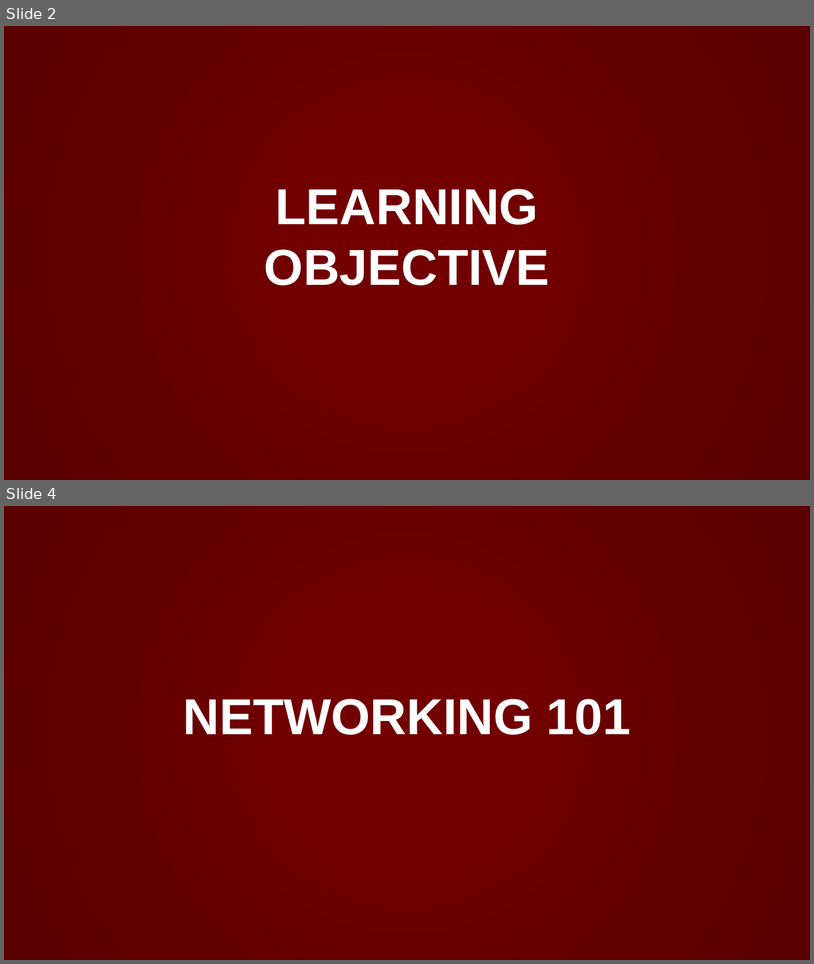
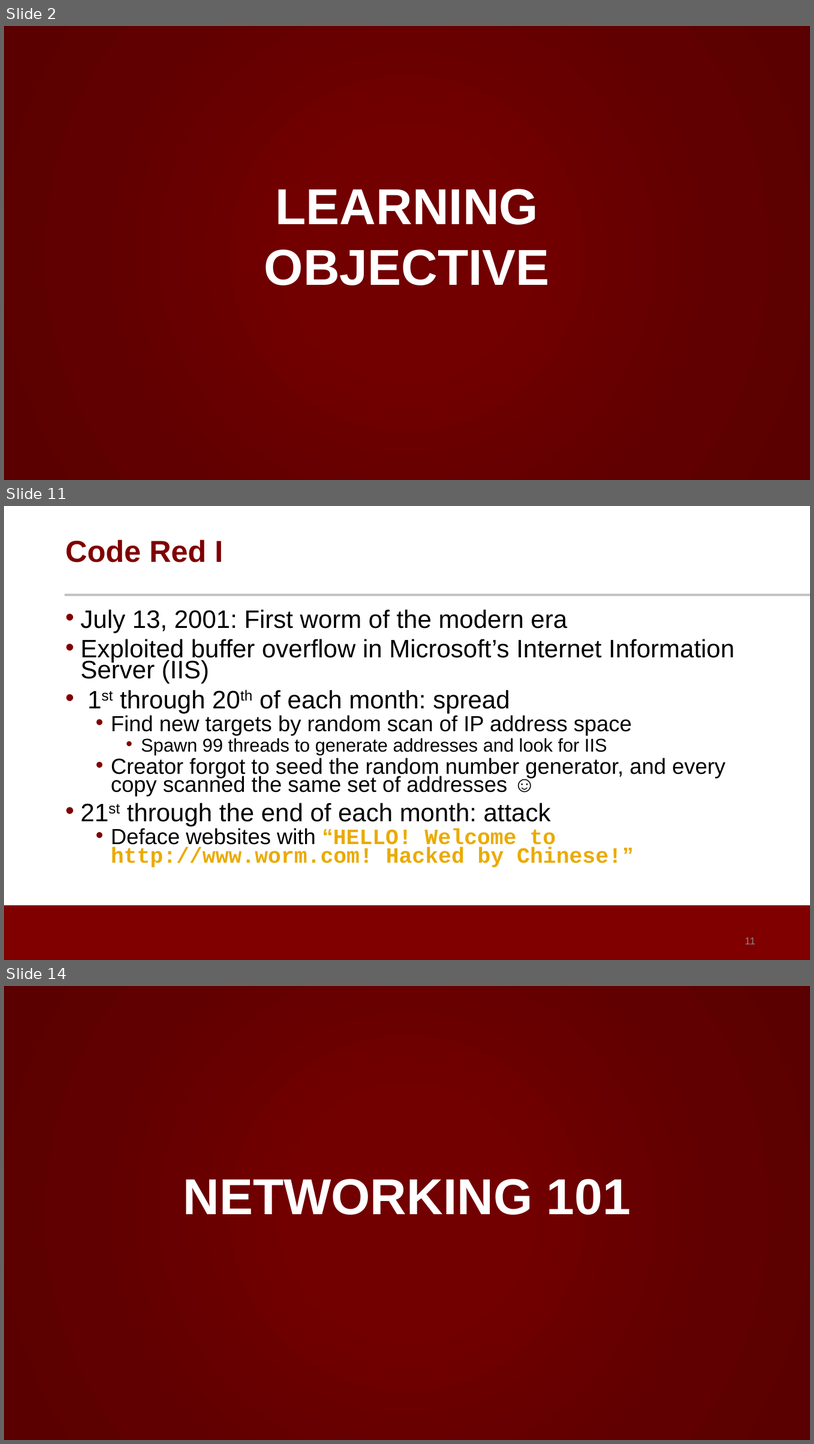
Before and after one commit to noise-lab/ML-Cybersecurity, a slide deck: module-2/ppt/2.1-Overview.pptx. Shown one above the other, each under a label of ours: slides 2 and 4 before the commit, slides 2, 11 and 14 after it; the slides between them are not shown. The pictures are 814x964 and 814x1444 pixels, drawn with LibreOffice and Linux fonts; fonts in the diff are those of the drawing; background and template pictures are left out. Boxes give left, top, right and bottom in pixels: in the first picture for what was removed or moved away, otherwise in the second. Text is boxed around its words. In the diff, an @@ line names an element or a change of style, - is before the commit and + after.

Commit message:
first stab on module 3 material

```diff
--- a/module-2/ppt/2.1-Overview.pptx
+++ b/module-2/ppt/2.1-Overview.pptx
@@ slide 11 added at (4,506,810,960), background #FFFFFF @@
@@ title added at (65,540,223,562), 36 pt, text #800000, bold @@
+Code Red I
@@ line added from (65, 595) to (810, 595), #C2C4C2 3 pt @@
@@ text added at (81,609,735,867), 26 pt, text #000000 @@
+• July 13, 2001: First worm of the modern era
+• Exploited buffer overflow in Microsoft’s Internet Information Server (IIS)
+• 1st through 20th of each month: spread
+  • Find new targets by random scan of IP address space
+    • Spawn 99 threads to generate addresses and look for IIS
+  • Creator forgot to seed the random number generator, and every copy scanned the same set of addresses ☺
+• 21st through the end of each month: attack
+  • Deface websites with “HELLO! Welcome to http://www.worm.com! Hacked by Chinese!”
@@ rectangle added at (4,905,810,960), fill #800000 @@
@@ page number added at (745,937,755,944), 12 pt, text #898989 @@
+11
@@ what was slide 4 is now slide 14 @@
```
Also in this commit, not shown: 1 slide changed, 10 other slides added, 8 other files.
